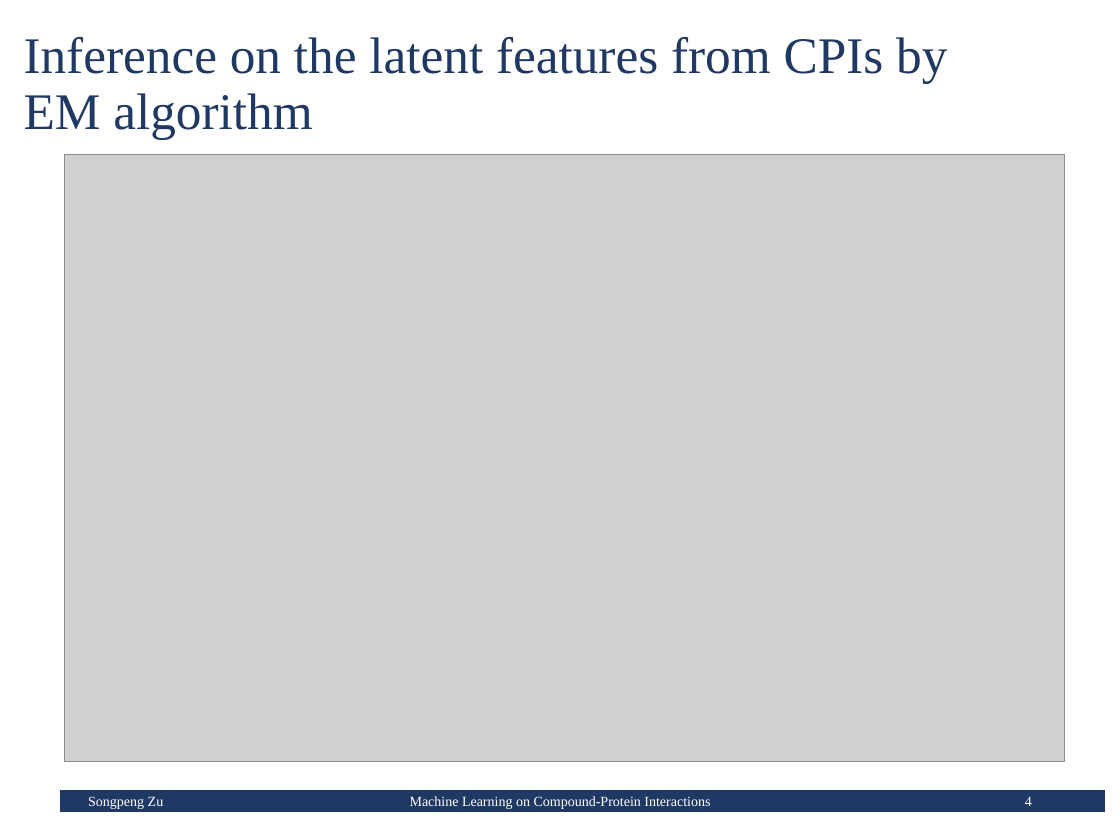
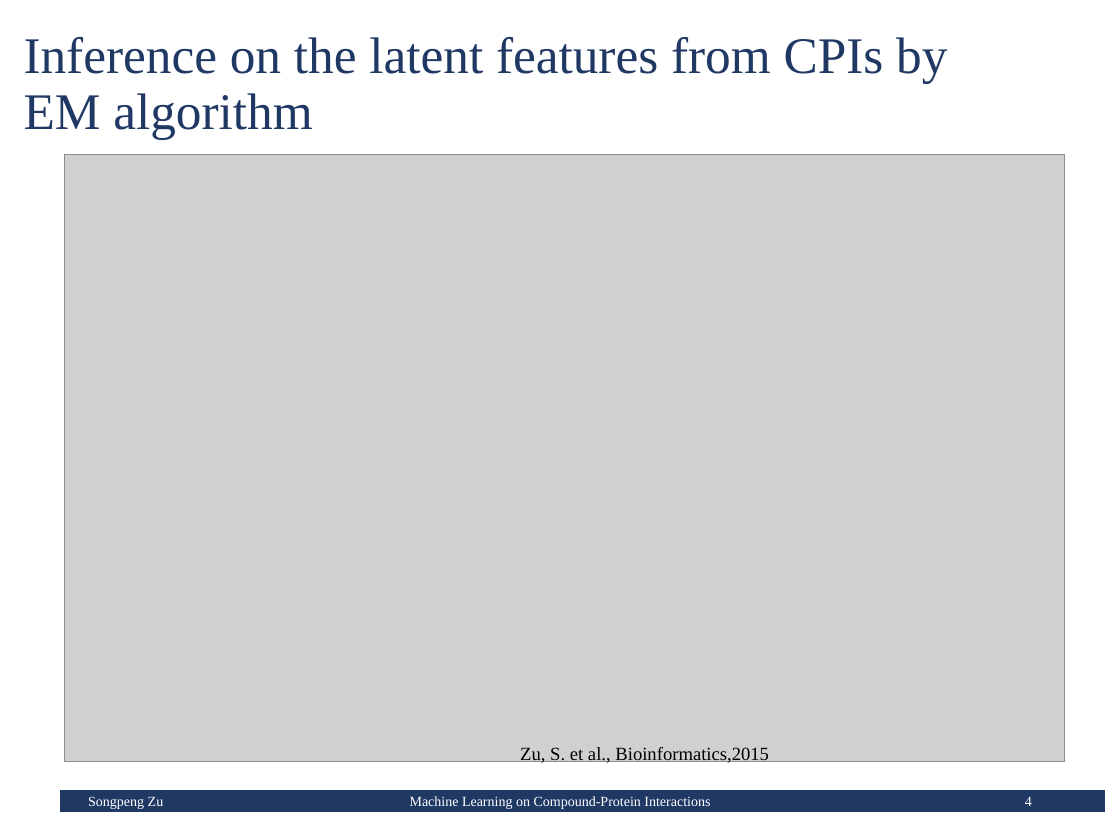
Before and after one commit to qid12/ml-2dqsar, a slide deck: slide 4 of Present/Prediction_CPIs_From_MachineLearning_150819.pptx. Drawn at 1120x840 pixels with LibreOffice and Linux fonts; fonts in the diff are those of the drawing; grey boxes stand for pictures. Boxes give left, top, right and bottom in pixels: in the first picture for what was removed or moved away, otherwise in the second. Text is boxed around its words. In the diff, an @@ line names an element or a change of style, - is before the commit and + after.

```diff
--- a/Present/Prediction_CPIs_From_MachineLearning_150819.pptx
+++ b/Present/Prediction_CPIs_From_MachineLearning_150819.pptx
@@ text added at box(520, 747, 769, 765), 12 pt, text #000000 @@
+Zu, S. et al., Bioinformatics,2015
```
Also in this commit, not shown: 2 other slides changed, 1 slide added.
